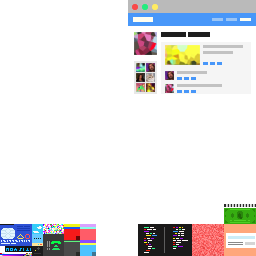
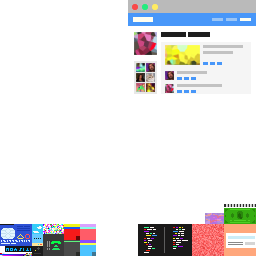
Layer changes from the first 256px x 256px image to the second:
renamed "Layer 45" to "Layer 47 copy 3", painted on it over [205, 213, 224, 224]
removed layer "Layer 40" over [205, 213, 224, 224]
